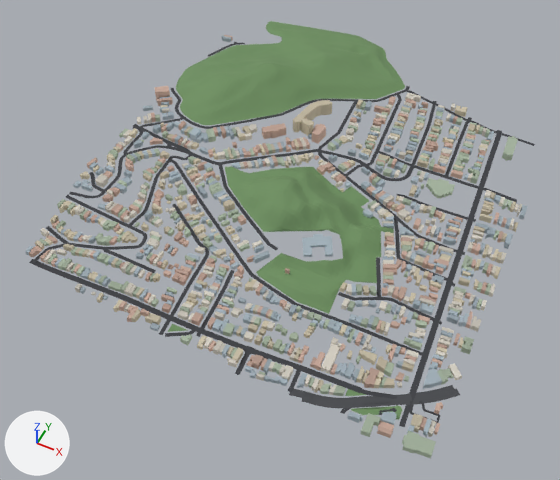
The glTF model public/tiles/tile_9_14.glb, before and after one commit.
One viewpoint serves both versions: a 50 mm lens placed at (878.0, -3722.0, 1200.0), pointed at (401.0, -2767.0, 6.0). The axes (+X, +Y, +Z) are drawn at lower left. The lights are the same throughout. The picture after the commit comes second. Where no turn or scale is listed for an object, it has been applied to the vertices.

Script lines for the objects in view, before the commit:
```python
me_bld_9_14 = bpy.data.meshes.new('bld_9_14')
me_bld_9_14.from_pydata(...)  # 17692 vertices, 24351 faces; spans x -410.0..410.0, y -413.0..413.0, z -62.0..62.0
me_bld_9_14.materials.append(mat_cityvc)
me_grn_9_14 = bpy.data.meshes.new('grn_9_14')
me_grn_9_14.from_pydata(...)  # 3620 vertices, 6967 faces; spans x -375.0..375.0, y -485.0..485.0, z -66.0..66.0
me_grn_9_14.materials.append(mat_cityvc)
me_road_9_14 = bpy.data.meshes.new('road_9_14')
me_road_9_14.from_pydata(...)  # 2320 vertices, 2130 faces; spans x -410.0..410.0, y -408.0..408.0, z -51.0..51.0
me_road_9_14.materials.append(mat_cityvc)
ob_bld_9_14 = bpy.data.objects.new('bld_9_14', me_bld_9_14)
ob_bld_9_14.location = (429.0, -2705.0, 102.0)
ob_grn_9_14 = bpy.data.objects.new('grn_9_14', me_grn_9_14)
ob_grn_9_14.location = (395.0, -2616.0, 109.0)
ob_road_9_14 = bpy.data.objects.new('road_9_14', me_road_9_14)
ob_road_9_14.location = (437.0, -2707.0, 95.0)
```
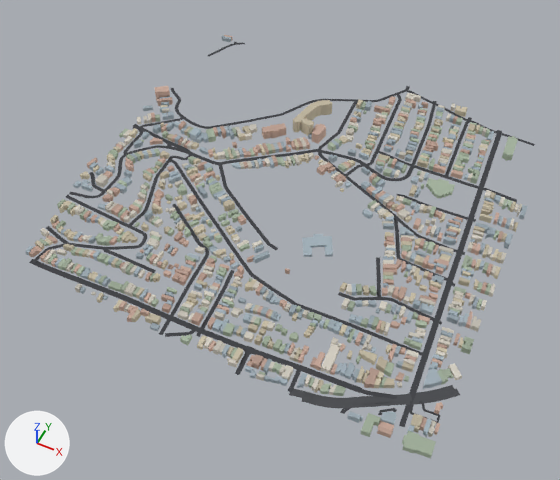
What differs and where, as boxes [x1, y1, x2, y2] in the pictures (560 x 480 px):
'grn_9_14', deleted (green): before [168, 21, 405, 420]

The change in detail:
Object 'grn_9_14' (ob_grn_9_14) is deleted.
